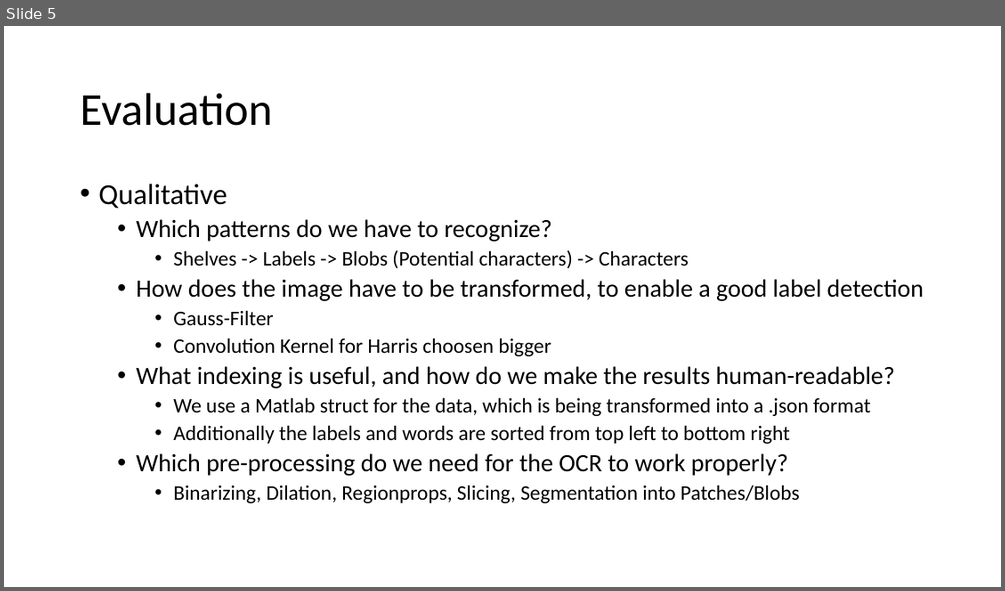
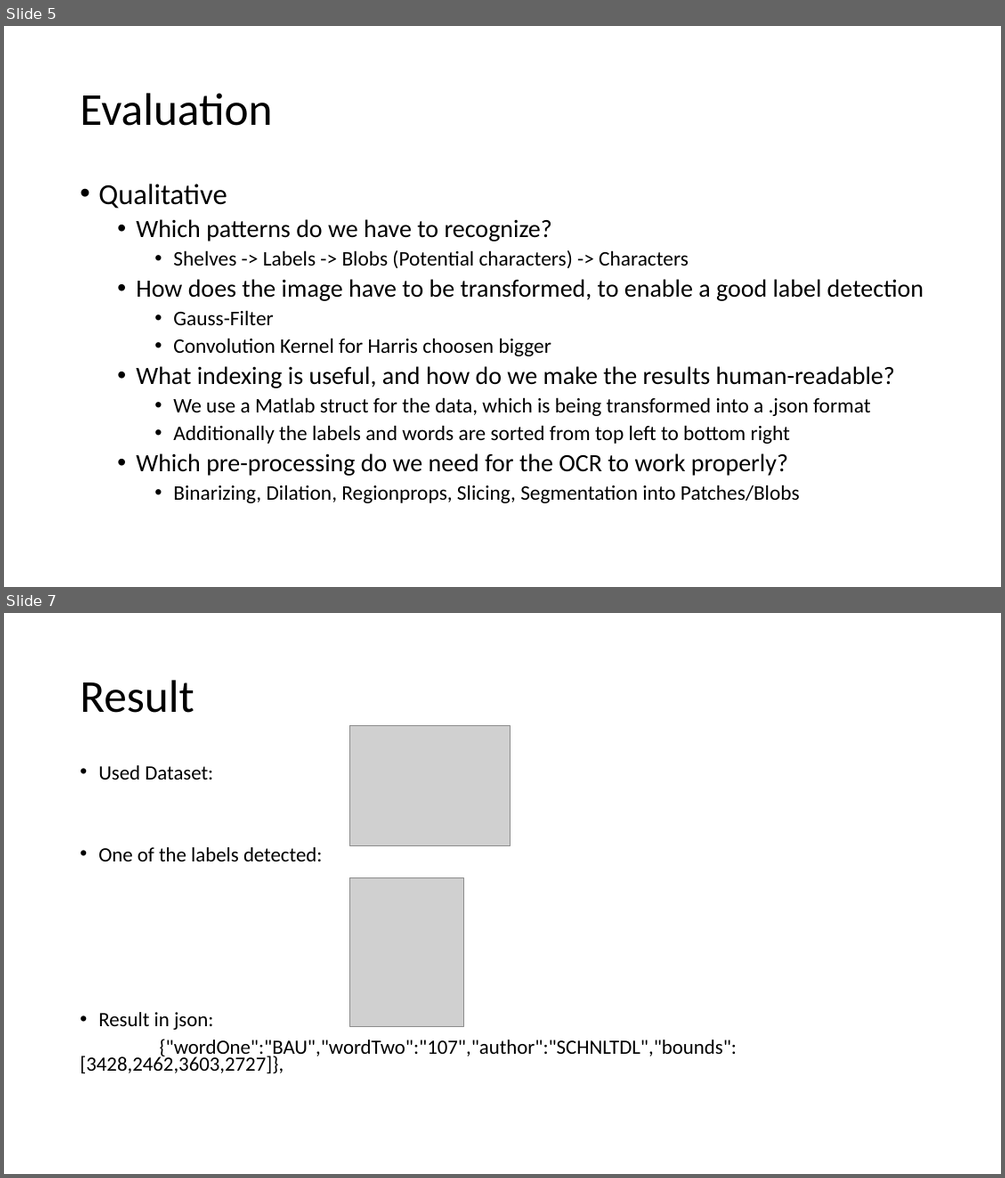
Before and after one commit to vucenovic/lib-indexer, a slide deck: final/Endpräsentation_C3.pptx. Shown one above the other, each under a label of ours: slide 5 before the commit, slides 5 and 7 after it; the slides between them are not shown. The pictures are 1005x591 and 1005x1178 pixels, drawn with LibreOffice and Linux fonts; fonts in the diff are those of the drawing; grey boxes stand for pictures. Boxes give left, top, right and bottom in pixels: in the first picture for what was removed or moved away, otherwise in the second. Text is boxed around its words. In the diff, an @@ line names an element or a change of style, - is before the commit and + after.

Commit message:
final presentation done

```diff
--- a/final/Endpräsentation_C3.pptx
+++ b/final/Endpräsentation_C3.pptx
@@ slide 7 added at box(4, 613, 1001, 1174), background #FFFFFF @@
@@ title added at box(80, 680, 194, 713), 44 pt, text #000000 @@
+Result
@@ picture added at box(350, 726, 510, 845) @@
@@ text added at box(80, 765, 736, 1073), 19.6 pt, text #000000 @@
+• Used Dataset:
+• One of the labels detected:
+• Result in json:
+{"wordOne":"BAU","wordTwo":"107","author":"SCHNLTDL","bounds":[3428,2462,3603,2727]},
@@ picture added at box(350, 877, 464, 1027) @@
```
Also in this commit, not shown: 1 slide changed, 1 other slide added.
